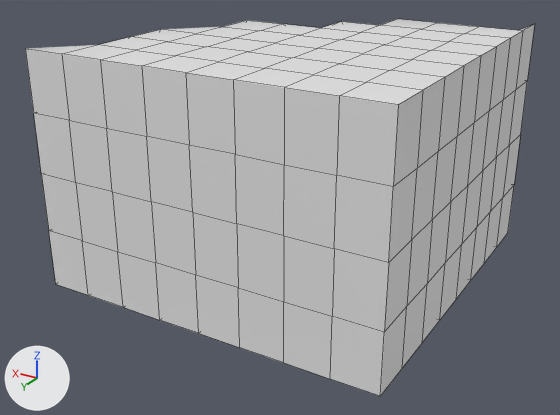
Two versions of the FBX model LevelBuildingSidekick/Assets/Examples/Prototype/Meshes/ProtoExterior/Clouds/Two_Nothing_Two_Full_Clouds.fbx, one commit apart.
Rendered twice from a camera (50 mm lens) standing at (-12.04, 15.88, 2.2) and looking at (-8.88, 10.62, -0.43). Arrows for +X, +Y and +Z are at lower left; the lights stay in place. Mesh edges are drawn as thin lines. Where no turn or scale is listed for an object, it has been applied to the vertices.

The scene before the commit, as lines of its bpy script (objects in view):
```python
me_plane_002 = bpy.data.meshes.new('Plane.002')
me_plane_002.from_pydata(...)  # 255 vertices, 252 faces; spans x -1.5..1.5, y -1.5..1.5, z -1.0..1.0
# faces by material slot: [2, 250]
me_plane_002.materials.append(mat_proto_floor_gray_water_1k)  # white #e7e7e7
me_plane_002.materials.append(mat_proto_white_cloud)  # white #e7e7e7
ob_two_nothing_two_full_clouds = bpy.data.objects.new('Two_Nothing_Two_Full_Clouds', me_plane_002)
ob_two_nothing_two_full_clouds.location = (-8.918, 10.38, 0.0)
```
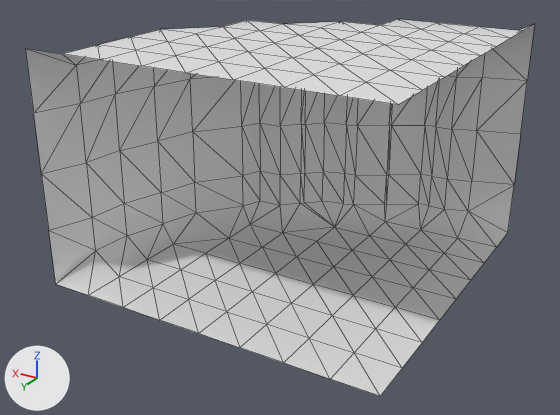
Pixel boxes (x1, y1, x2, y2) of what changed, in the pictures (560 x 415 px):
part 1 of me_plane_002, deleted
    before: (25, 24, 535, 396)

What changed in the scene script:
```text
Change me_plane_002:
    used by ob_two_nothing_two_full_clouds; location = (-8.918, 10.38, 0.0)
    remove me_plane_002.from_pydata(...)  # 255 vertices, 252 faces; spans x -1.5..1.5, y -1.5..1.5, z -1.0..1.0
    remove me_plane_002.materials.append(mat_proto_floor_gray_water_1k)  # white #e7e7e7
    add me_plane_002.from_pydata(...)  # 210 vertices, 378 faces; spans x -1.5..1.5, y -1.5..1.5, z -1.0..1.0
    me_plane_002 part 1: 45 vertices removed from x -1.5..1.12, y -1.12..1.5, z -0.5..0.5
```
